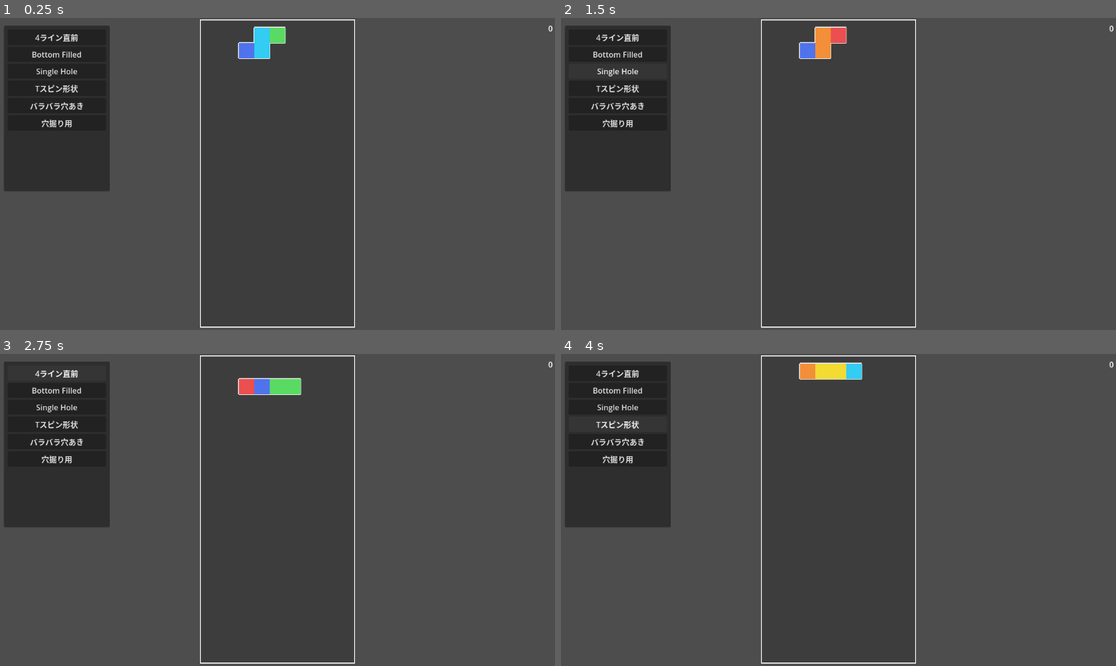
Above: before the commit, frames 1-4 (two rows, left to right).
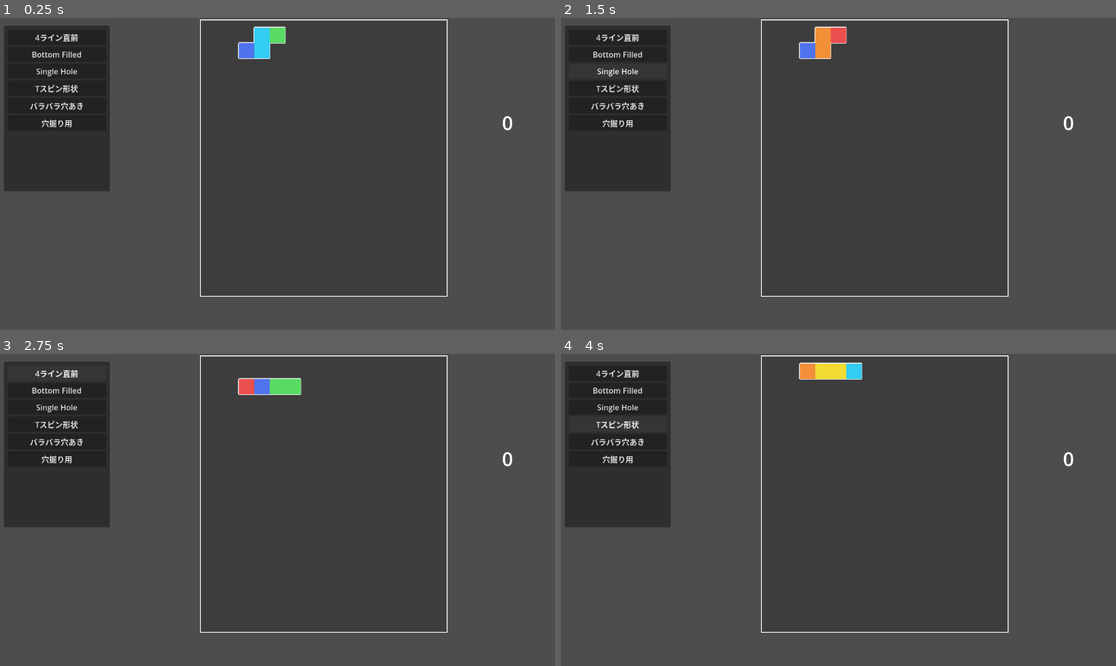
Above: after the commit, the same moments.

Repository: GameChikin/tonton-tetoris
Game: Godot game, scene res://Main.tscn
Two runs of this game, one before a commit and one after it. Both use one fixed random seed, a clock stepped at 60 frames per second and the inputs below.
Inputs:
- Up to frame 1 (0.25 s): no input
- Up to frame 2 (1.5 s): click "Single Hole" at 0.5 s; click "Single Hole" at 1.25 s
- Up to frame 3 (2.75 s): click "4ライン直前" at 2 s
- Up to frame 4 (4 s): click "Bottom Filled" at 2.75 s; click "Tスピン形状" at 3.5 s

The runs differ from the first frame. In frame 1, 0.8% of the frame differs, in the area x 36-100%, y 0-100%; in frame 2, 0.8%; in frame 3, 0.8%; in frame 4, 0.8%.

Commit message:
Boardサイズ調整、UI調整。連鎖時はストップではなくスロー

Diff:
--- a/Board.gd
+++ b/Board.gd
@@ -4,8 +4,8 @@
 signal resolve_started
 signal resolve_finished
 
-const WIDTH := 10
-const HEIGHT := 20
+var WIDTH: int = 10
+var HEIGHT: int = 20
 const CELL_SIZE := 32
 
 enum GameRule { TETRIS, PUYO }
@@ -22,19 +22,36 @@
 
 var effect_manager: EffectManager
 var score_manager: Node
-var _is_resolving: bool = false
+var _chain_queue: Array = []
+var _is_chain_active: bool = false
+var _current_chain_count: int = 0
 var _line_timers: Dictionary = {}
 var _auto_dock_timer: float = 0.0
+# 現在盤面が演出用のスローモーション（泥沼状態）にあるかどうかのフラグ
+var _is_slow_motion: bool = false
 
 
 func _ready() -> void:
+	# Settingsからマスのサイズを読み込む
+	if settings != null:
+		var w = settings.get("board_width_cells")
+		var h = settings.get("board_height_cells")
+		if w != null: WIDTH = w
+		if h != null: HEIGHT = h
+
 	# Board自体は時間停止中も入力を監視するために常に動作させる
 	process_mode = Node.PROCESS_MODE_ALWAYS
+
+	_apply_dynamic_board_size() # ★追加：盤面サイズの自動適応
+
 	_initialize_grid()
 	effect_manager = get_node_or_null(effect_manager_path) as EffectManager
 	if effect_manager == null:
 		effect_manager = get_parent().get_node_or_null("EffectManager") as EffectManager
 	score_manager = get_node_or_null(score_manager_path)
+	# EffectManagerの演出開始/終了に合わせて、盤面をスローモーション（泥沼状態）にするシグナルを接続
+	if is_instance_valid(effect_manager) and not effect_manager.slow_motion_requested.is_connected(set_board_slow_motion):
+		effect_manager.slow_motion_requested.connect(set_board_slow_motion)
 
 
 # ポーズ中（連鎖インターバル中）のプレイヤー介入（アクティブ連鎖）を検知する
@@ -294,8 +311,7 @@
 		_auto_dock_timer = 0.0
 		_scan_for_auto_docking()
 
-	if _is_resolving:
-		return
+	# 連鎖中も判定を回し続けるため、_is_resolving によるブロックを撤廃
 
 	if settings.current_rule == 0: # Tetris
 		_evaluate_tetris_lines(delta)
@@ -360,14 +376,14 @@
 
 	# いずれかの待機条件が満了したら、タイマーが動いていた全ての行を一斉に連鎖爆発に巻き込む
 	if trigger_chain:
-		var chain_groups: Array = []
 		for row_idx in current_full_rows:
 			if _line_timers.has(row_idx):
-				chain_groups.append(blocks_by_row[row_idx])
+				_chain_queue.append(blocks_by_row[row_idx])
 				_line_timers.erase(row_idx)
 
-		if not chain_groups.is_empty():
-			_execute_chain_clear(chain_groups, 0)
+		# キューに追加後、連鎖処理が稼働していなければスタートさせる
+		if not _chain_queue.is_empty() and not _is_chain_active:
+			_execute_chain_queue(0)
 
 
 func _evaluate_puyo_matches(delta: float) -> void:
@@ -451,22 +467,23 @@
 
 	# いずれかの待機条件が満了したら、現在待機状態にある全てのグループを連鎖に巻き込む
 	if trigger_chain:
-		var chain_groups: Array = []
 		for group in matched_groups:
 			var key = _get_group_key(group)
 			if _line_timers.has(key):
-				chain_groups.append(group)
+				_chain_queue.append(group)
 				_line_timers.erase(key)
 
-		if not chain_groups.is_empty():
-			_execute_chain_clear(chain_groups, 1)
-
-
-func _execute_chain_clear(chain_groups: Array, rule: int) -> void:
-	_is_resolving = true
-	var chain_count := 0
-
-	for group in chain_groups:
+		# キューに追加後、連鎖処理が稼働していなければスタートさせる
+		if not _chain_queue.is_empty() and not _is_chain_active:
+			_execute_chain_queue(1)
+
+
+func _execute_chain_queue(rule: int) -> void:
+	_is_chain_active = true
+
+	while not _chain_queue.is_empty():
+		var group = _chain_queue.pop_front()
+
 		# 途中の衝撃波などで既に消去済みのブロックがないか生存確認
 		var valid_group: Array[Node] = []
 		for block in group:
@@ -476,16 +493,16 @@
 		if valid_group.is_empty():
 			continue
 
-		chain_count += 1
+		_current_chain_count += 1
 
 		# スコア加算（連鎖数 chain を含める）
 		if is_instance_valid(score_manager) and score_manager.has_method("add_score"):
 			var popup_pos: Vector2 = _calculate_center_position(valid_group)
 			var rule_data := {}
 			if rule == 0:
-				rule_data = {"lines": 1, "chain": chain_count}
+				rule_data = {"lines": 1, "chain": _current_chain_count}
 			else:
-				rule_data = {"puyo_count": valid_group.size(), "chain": chain_count}
+				rule_data = {"puyo_count": valid_group.size(), "chain": _current_chain_count}
 			score_manager.add_score(rule, rule_data, popup_pos)
 
 		# ぷよルールの場合は衝撃波を適用
@@ -505,12 +522,12 @@
 		# 消去エフェクトとノード破棄の実行（現在のグループの破壊を同期待機）
 		await _do_line_clear(valid_group)
 
-		# 次の連鎖がある場合は、時を止めて次の予兆演出とインターバル待機へ
-		if chain_count < chain_groups.size():
-			get_tree().paused = true # エフェクト終了によるポーズ解除に対抗してポーズを維持
+		# 次の連鎖がキューに積まれている場合は、スローモーションを維持して予兆演出・インターバル待機へ
+		if not _chain_queue.is_empty():
+			set_board_slow_motion(true) # エフェクト終了によるスロー解除に対抗して泥沼状態を維持
 
 			# 1. 次に消去予定のグループを先読みして生存しているブロックを抽出
-			var next_group: Array = chain_groups[chain_count]
+			var next_group: Array = _chain_queue[0]
 			var next_valid_group: Array[Node] = []
 			for block in next_group:
 				if is_instance_valid(block) and not block.is_queued_for_deletion() and not block.disabled:
@@ -537,7 +554,9 @@
 				# 予兆対象がない場合の安全フォールバック待機
 				await get_tree().create_timer(interval, true, false, true).timeout
 
-	_is_resolving = false
+	# キューが空になったら連鎖を完全に終了し、カウントをリセットする
+	_is_chain_active = false
+	_current_chain_count = 0
 
 
 func _get_group_key(group: Array) -> String:
@@ -573,8 +592,6 @@
 		if is_instance_valid(tet) and tet.get_child_count() == 0:
 			tet.queue_free()
 
-	_is_resolving = false
-
 
 func _apply_shockwave(cleared_blocks: Array[Node], all_active_blocks: Array[Node]) -> void:
 	if cleared_blocks.is_empty():
@@ -666,6 +683,10 @@
 		# 修正: 分離・独立させた直後に内部配列(blocks, local_cells)を再構築し、不正オブジェクトになるのを防ぐ
 		if new_tet.has_method("_rebuild_internal_arrays"):
 			new_tet._rebuild_internal_arrays()
+
+		# 【追加】現在盤面がスローモーション中なら、新しく生まれたブロックも即座に泥沼状態にする
+		if _is_slow_motion and new_tet.has_method("set_slow_motion"):
+			new_tet.set_slow_motion(true)
 
 		block.queue_free()
 
@@ -783,7 +804,8 @@
 
 	if candidate_matches.is_empty():
 		result.reason = "Too Far or Color Mismatch"
-		print("[Debug Docking] 失敗: 有効距離内に結合候補が存在しないか、同色条件を満たしていません。")
+		# スキャンによるログスパムを防ぐためコメントアウト
+		# print("[Debug Docking] 失敗: 有効距離内に結合候補が存在しないか、同色条件を満たしていません。")
 		return result
 
 	# 2. 近い順に最優先で評価されるようソートを実行
@@ -995,9 +1017,6 @@
 
 # 盤面上の非操作ブロック同士を監視し、条件を満たせば自動結合を発火させる（ステップ2）
 func _scan_for_auto_docking() -> void:
-	if _is_resolving:
-		return
-
 	for child in get_children():
 		if child is Tetromino and child.get("_is_locked"):
 			# 自分自身がドラッグ中、アニメーション中、または連鎖ロック中ならスキップ
@@ -1035,3 +1054,70 @@
 			# 画面外はるか下方に落ちたオブジェクトを破棄
 			if child.global_position.y > kill_y_threshold:
 				child.queue_free()
+
+
+# 盤面上の全テトリミノの物理スロー状態を一斉に切り替える（ステップ2）
+func set_board_slow_motion(is_slow: bool) -> void:
+	print("[Debug Board] 盤面がスローモーション要求を受信しました: is_slow = ", is_slow)
+	_is_slow_motion = is_slow
+	for child in get_children():
+		if child is Tetromino and child.has_method("set_slow_motion"):
+			child.set_slow_motion(is_slow)
+
+
+# 盤面の定数（WIDTH, HEIGHT）に基づいて、背景と物理枠（壁・床）を自動でリサイズ・再構築する
+func _apply_dynamic_board_size() -> void:
+	var pixel_width = WIDTH * CELL_SIZE
+	var pixel_height = HEIGHT * CELL_SIZE
+
+	# 1. GameSettingsの更新（ブロックが画面外へ出たかどうかの判定用）
+	if settings != null:
+		settings.set("board_width_px", pixel_width)
+
+	var physics_frame = get_node_or_null("BoardPhysicsFrame")
+	if physics_frame:
+		# 盤面サイズに合わせてドラッグ可能な掴み判定エリアも自動更新
+		if physics_frame.has_method("update_grab_area"):
+			physics_frame.update_grab_area(pixel_width, pixel_height)
+
+		# 2. 実際のシーン構造に合わせた背景と枠線の自動リサイズ
+		var bg = physics_frame.get_node_or_null("BoardBackground") as ColorRect
+		if bg:
+			bg.size = Vector2(pixel_width, pixel_height)
+			bg.position = Vector2.ZERO
+
+		var border = physics_frame.get_node_or_null("BoardBorder") as ReferenceRect
+		if border:
+			border.size = Vector2(pixel_width, pixel_height)
+			border.position = Vector2.ZERO
+
+		# 3. 物理枠（壁・床）の自動再構築
+		for child in physics_frame.get_children():
+			if child is CollisionShape2D:
+				child.queue_free()
+
+		var wall_thickness: float = 100.0 # 壁の厚さ
+
+		# 床の生成
+		var floor_shape = CollisionShape2D.new()
+		var floor_rect = RectangleShape2D.new()
+		floor_rect.size = Vector2(pixel_width + wall_thickness * 2, wall_thickness)
+		floor_shape.shape = floor_rect
+		floor_shape.position = Vector2(pixel_width / 2.0, pixel_height + wall_thickness / 2.0)
+		physics_frame.call_deferred("add_child", floor_shape)
+
+		# 左壁の生成
+		var left_shape = CollisionShape2D.new()
+		var left_rect = RectangleShape2D.new()
+		left_rect.size = Vector2(wall_thickness, pixel_height + wall_thickness * 2)
+		left_shape.shape = left_rect
+		left_shape.position = Vector2(-wall_thickness / 2.0, pixel_height / 2.0)
+		physics_frame.call_deferred("add_child", left_shape)
+
+		# 右壁の生成
+		var right_shape = CollisionShape2D.new()
+		var right_rect = RectangleShape2D.new()
+		right_rect.size = Vector2(wall_thickness, pixel_height + wall_thickness * 2)
+		right_shape.shape = right_rect
+		right_shape.position = Vector2(pixel_width + wall_thickness / 2.0, pixel_height / 2.0)
+		physics_frame.call_deferred("add_child", right_shape)
--- a/BoardPhysicsFrame.gd
+++ b/BoardPhysicsFrame.gd
@@ -31,3 +31,9 @@
 		# velocityによる移動を廃止し、座標を直接指定して絶対的な追従を実現する
 		var target_pos = get_global_mouse_position() - _drag_offset
 		global_position = target_pos
+
+
+# 盤面のサイズ変更に合わせて、ドラッグ可能な領域を自動更新する
+func update_grab_area(new_width: float, new_height: float) -> void:
+	grab_area_size = Vector2(new_width, new_height)
+	grab_area_offset = Vector2(new_width / 2.0, new_height / 2.0)
--- a/EffectManager.gd
+++ b/EffectManager.gd
@@ -2,6 +2,8 @@
 class_name EffectManager
 
 signal shake_finished
+# 演出時の物理スローモーション（泥沼状態）を要求するシグナル
+signal slow_motion_requested(is_slow: bool)
 
 @export var camera_path: NodePath = NodePath("../Camera2D")
 @export var shake_intensity: float = 12.0
@@ -135,7 +137,8 @@
 		return
 
 	# 1. 時間停止（物理演算・ゲーム進行を一時ストップ）
-	get_tree().paused = true
+	print("[Debug Effect] 演出開始: スローモーション ON を要求します")
+	slow_motion_requested.emit(true)
 
 	var valid_color_rects: Array[ColorRect] = []
 	for block in blocks:
@@ -145,7 +148,8 @@
 				valid_color_rects.append(cr)
 
 	if valid_color_rects.is_empty():
-		get_tree().paused = false
+		print("[Debug Effect] 演出終了: スローモーション OFF を要求します")
+		slow_motion_requested.emit(false)
 		return
 
 	# 2. 画面全体のフラッシュ演出（FlashLayer）
@@ -179,7 +183,8 @@
 	await vanish_tween.finished
 
 	# 5. 演出完了後、時間停止を解除
-	get_tree().paused = false
+	print("[Debug Effect] 演出終了: スローモーション OFF を要求します")
+	slow_motion_requested.emit(false)
 
 
 # 点滅演出用のアルファ値一括変更ヘルパー
--- a/GameSettings.gd
+++ b/GameSettings.gd
@@ -2,6 +2,10 @@
 class_name GameSettings
 
 @export_group("Board & Game Rules")
+## 盤面の横幅（マス数）です。数値を変更すると、壁や背景が自動でリサイズされます。
+@export var board_width_cells: int = 10
+## 盤面の高さ（マス数）です。
+@export var board_height_cells: int = 20
 @export_enum("Tetris", "Puyo") var current_rule: int = 0 # 0: Tetris, 1: Puyo
 @export var tonton_drop_speed: float = 0.02
 @export var tonton_drop_distance: int = 20
@@ -32,6 +36,8 @@
 func print_all_settings() -> void:
 	print("=== GameSettings Current Values ===")
 	print("[Board & Game Rules]")
+	print("board_width_cells: ", board_width_cells)
+	print("board_height_cells: ", board_height_cells)
 	print("current_rule: ", "Tetris" if current_rule == 0 else "Puyo")
 	print("tonton_drop_speed: ", tonton_drop_speed)
 	print("tonton_drop_distance: ", tonton_drop_distance)
--- a/Main.tscn
+++ b/Main.tscn
@@ -102,11 +102,12 @@
 anchors_preset = 1
 anchor_left = 1.0
 anchor_right = 1.0
-offset_left = -242.0
-offset_top = 10.0
-offset_right = -3.9050293
-offset_bottom = 76.0
+offset_left = -325.0
+offset_top = 190.0
+offset_right = -86.90503
+offset_bottom = 256.0
 grow_horizontal = 0
+theme_override_font_sizes/font_size = 40
 horizontal_alignment = 2
 metadata/_edit_use_anchors_ = true
 
--- a/Tetromino.gd
+++ b/Tetromino.gd
@@ -70,8 +70,18 @@
 var _is_chain_locked: bool = false
 var _is_docking_animating: bool = false
 
+# スローモーション復帰用のデフォルト物理パラメータ記憶
+var _default_gravity_scale: float = 1.0
+var _default_linear_damp: float = 0.0
+var _default_angular_damp: float = 0.0
+
 
 func _ready() -> void:
+	# 初期状態の物理パラメータを記憶
+	_default_gravity_scale = gravity_scale
+	_default_linear_damp = linear_damp
+	_default_angular_damp = angular_damp
+
 	board = get_node_or_null(board_path) as Board
 	pivot = initial_pivot
 
@@ -614,3 +624,17 @@
 				var p1 = block.position + edge["p1"]
 				var p2 = block.position + edge["p2"]
 				draw_line(p1, p2, thick_line_color, thick_width)
+
+
+# 演出用の疑似スローモーション（泥沼状態）を切り替える
+func set_slow_motion(is_slow: bool) -> void:
+	if is_slow:
+		# 重力を切り、極端に高い抵抗を与えて泥の中のような状態にする
+		gravity_scale = 0.0
+		linear_damp = 30.0
+		angular_damp = 30.0
+	else:
+		# 元の物理状態に復帰
+		gravity_scale = _default_gravity_scale
+		linear_damp = _default_linear_damp
+		angular_damp = _default_angular_damp
--- a/game_settings.tres
+++ b/game_settings.tres
@@ -4,8 +4,10 @@
 
 [resource]
 script = ExtResource("1_pynj7")
+board_width_cells = 16
+board_height_cells = 18
 current_rule = 1
-chain_interval_time = 0.35
+chain_interval_time = 0.7
 snap_rotation_strength = 5.0
 snap_x_strength = 3.0
 snap_x_limit = 5.0
--- a/score_popup.tscn
+++ b/score_popup.tscn
@@ -1,6 +1,8 @@
 [gd_scene format=3 uid="uid://lv3tdjpxiehe"]
 
 [sub_resource type="LabelSettings" id="LabelSettings_87b4p"]
+font_size = 28
+font_color = Color(1, 1, 0.21960784, 1)
 outline_size = 5
 outline_color = Color(0, 0, 0, 1)
 shadow_color = Color(0, 0, 0, 1)
